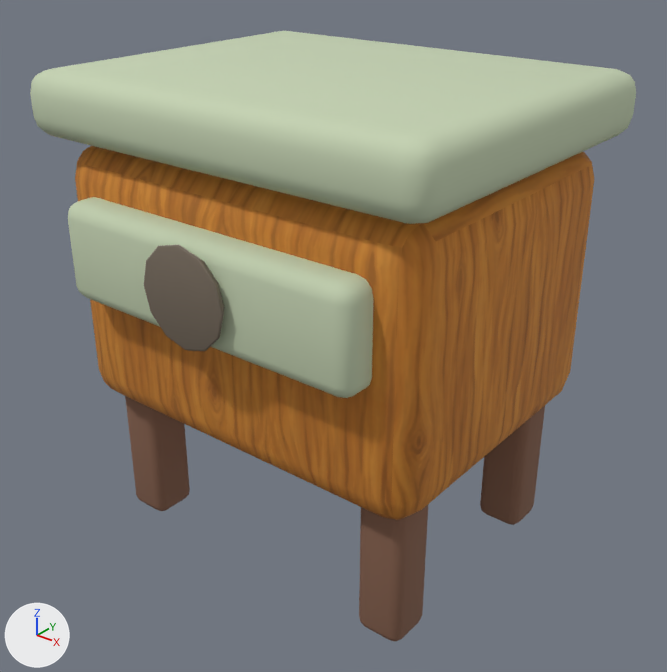
The Blender file assets-source/blender/drawer-side-table.blend: old version first, new version second.
One viewpoint serves both versions: a camera (50 mm lens) standing at (0.657, -0.821, 0.77) and looking at (0.014, -0.017, 0.271). Arrows for +X, +Y and +Z are at lower left; the lights stay in place. The first picture is the older version.

Names of what the first picture shows: 'keepsake_body', 'keepsake_drawer', 'keepsake_knob', 'keepsake_leg', 'keepsake_leg.002', 'keepsake_leg.003', 'keepsake_top'.
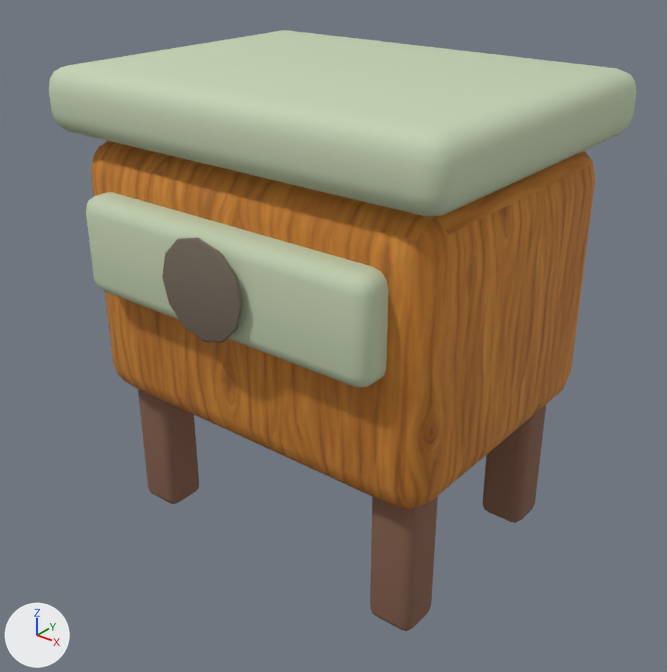
Where the newer file only moved an object's origin or applied its transform, the numbers keep the older frame.

Changed parts and their boxes [x1, y1, x2, y2] in the pictures (667 x 672 px):
'keepsake_body', rescaled
    before: [75, 146, 594, 520]
    after: [91, 141, 595, 510]
'keepsake_top', rescaled
    before: [30, 31, 636, 224]
    after: [49, 30, 637, 216]
'keepsake_drawer', moved
    before: [68, 197, 374, 398]
    after: [86, 192, 389, 387]
'keepsake_leg.002', moved, rescaled
    before: [359, 505, 428, 642]
    after: [370, 496, 438, 631]
'keepsake_knob', moved, rescaled
    before: [144, 245, 225, 352]
    after: [162, 237, 242, 342]
'keepsake_leg', moved, rescaled (6% narrower)
    before: [125, 396, 190, 511]
    after: [138, 389, 199, 504]
'keepsake_leg.003', rescaled
    before: [480, 406, 545, 525]
    after: [482, 405, 546, 523]

What changed in the scene script:
```text
Change me_cube_109:
    remove me_cube_109.from_pydata(...)  # 96 vertices, 98 faces; spans x -0.248..0.248, y -0.198..0.198, z -0.165..0.165
    add me_cube_109.from_pydata(...)  # 96 vertices, 98 faces; spans x -0.248..0.248, y -0.175..0.199, z 0.177..0.508
    me_cube_109 part 1: the whole mesh is scaled about its middle by (1, 0.944, 1), then moved by (0.0, 0.012, 0.342)
Change me_cube_110:
    remove me_cube_110.from_pydata(...)  # 96 vertices, 98 faces; spans x -0.27..0.27, y -0.22..0.22, z -0.038..0.038
    add me_cube_110.from_pydata(...)  # 96 vertices, 98 faces; spans x -0.27..0.27, y -0.195..0.22, z 0.515..0.59
    me_cube_110 part 2: the whole mesh is scaled about its middle by (1, 0.944, 1), then moved by (0.0, 0.012, 0.552)
Change me_cube_111:
    remove me_cube_111.from_pydata(...)  # 96 vertices, 98 faces; spans x -0.205..0.205, y -0.027..0.027, z -0.059..0.059
    add me_cube_111.from_pydata(...)  # 96 vertices, 98 faces; spans x -0.205..0.205, y -0.209..-0.157, z 0.337..0.455
    me_cube_111 part 3: the whole mesh is scaled about its middle by (1, 0.944, 1), then moved by (0.0, -0.183, 0.396)
Change me_cone_012:
    used by ob_keepsake_knob; location = (0.0, -0.229, 0.395); rotation_euler = (1.571, 0.0, 0.0), in degrees (90, 0, 0)
    remove me_cone_012.from_pydata(...)  # 72 vertices, 62 faces; spans x -0.0582..0.0582, y -0.0582..0.0582, z -0.0172..0.0172
    add me_cone_012.from_pydata(...)  # 72 vertices, 62 faces; spans x -0.0582..0.0582, y -0.0579..0.0586, z -0.0414..-0.0088
    me_cone_012 part 4: the whole mesh is scaled about its middle by (1, 1, 0.944), then moved by (0.0, 0.0003, -0.0251)
Change me_cube_112:
    remove me_cube_112.from_pydata(...)  # 96 vertices, 98 faces; spans x -0.03..0.03, y -0.03..0.03, z -0.118..0.118
    add me_cube_112.from_pydata(...)  # 96 vertices, 98 faces; spans x -0.224..-0.164, y -0.145..-0.088, z 0.0..0.236
    me_cube_112 part 5: the whole mesh is scaled about its middle by (1, 0.944, 1), then moved by (-0.194, -0.116, 0.118)
Change me_cube_114:
    remove me_cube_114.from_pydata(...)  # 96 vertices, 98 faces; spans x -0.03..0.03, y -0.03..0.03, z -0.118..0.118
    add me_cube_114.from_pydata(...)  # 96 vertices, 98 faces; spans x 0.164..0.224, y -0.145..-0.088, z 0.0..0.236
    me_cube_114 part 6: the whole mesh is scaled about its middle by (1, 0.944, 1), then moved by (0.194, -0.116, 0.118)
Change me_cube_115:
    remove me_cube_115.from_pydata(...)  # 96 vertices, 98 faces; spans x -0.03..0.03, y -0.03..0.03, z -0.118..0.118
    add me_cube_115.from_pydata(...)  # 96 vertices, 98 faces; spans x 0.164..0.224, y 0.113..0.169, z 0.0..0.236
    me_cube_115 part 7: the whole mesh is scaled about its middle by (1, 0.944, 1), then moved by (0.194, 0.141, 0.118)
Change ob_keepsake_body:
    ob_keepsake_body.location: (0.0, 0.0, 0.342) -> (0.0, 0.0, 0.0)
Change ob_keepsake_top:
    ob_keepsake_top.location: (0.0, 0.0, 0.552) -> (0.0, 0.0, 0.0)
Change ob_keepsake_drawer:
    ob_keepsake_drawer.location: (0.0, -0.207, 0.395) -> (0.0, 0.0, 0.0)
Change ob_keepsake_leg:
    ob_keepsake_leg.location: (-0.194, -0.136, 0.118) -> (0.0, 0.0, 0.0)
Change ob_keepsake_leg_002:
    ob_keepsake_leg_002.location: (0.194, -0.136, 0.118) -> (0.0, 0.0, 0.0)
Change ob_keepsake_leg_003:
    ob_keepsake_leg_003.location: (0.194, 0.136, 0.118) -> (0.0, 0.0, 0.0)
```
